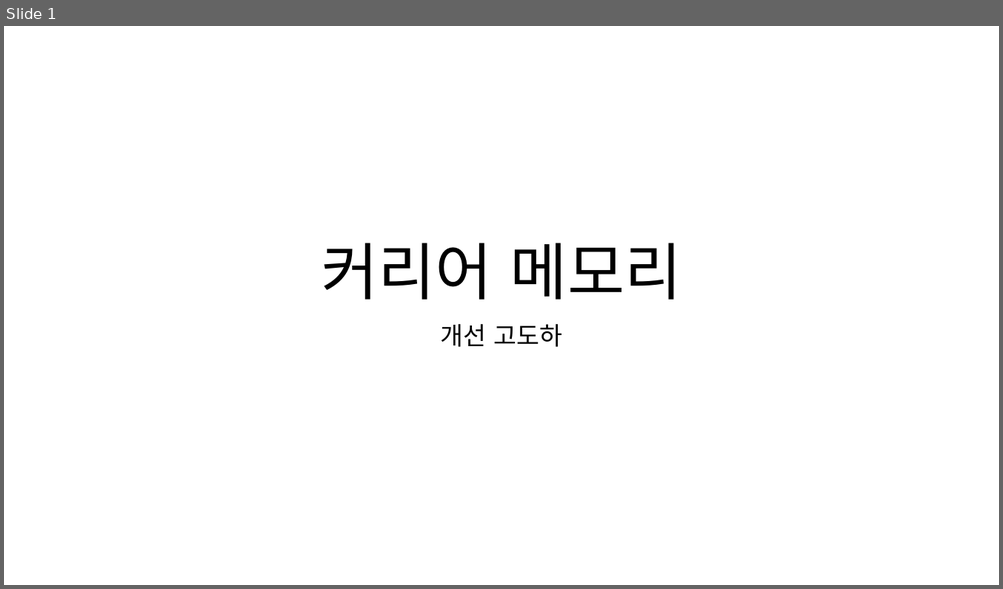
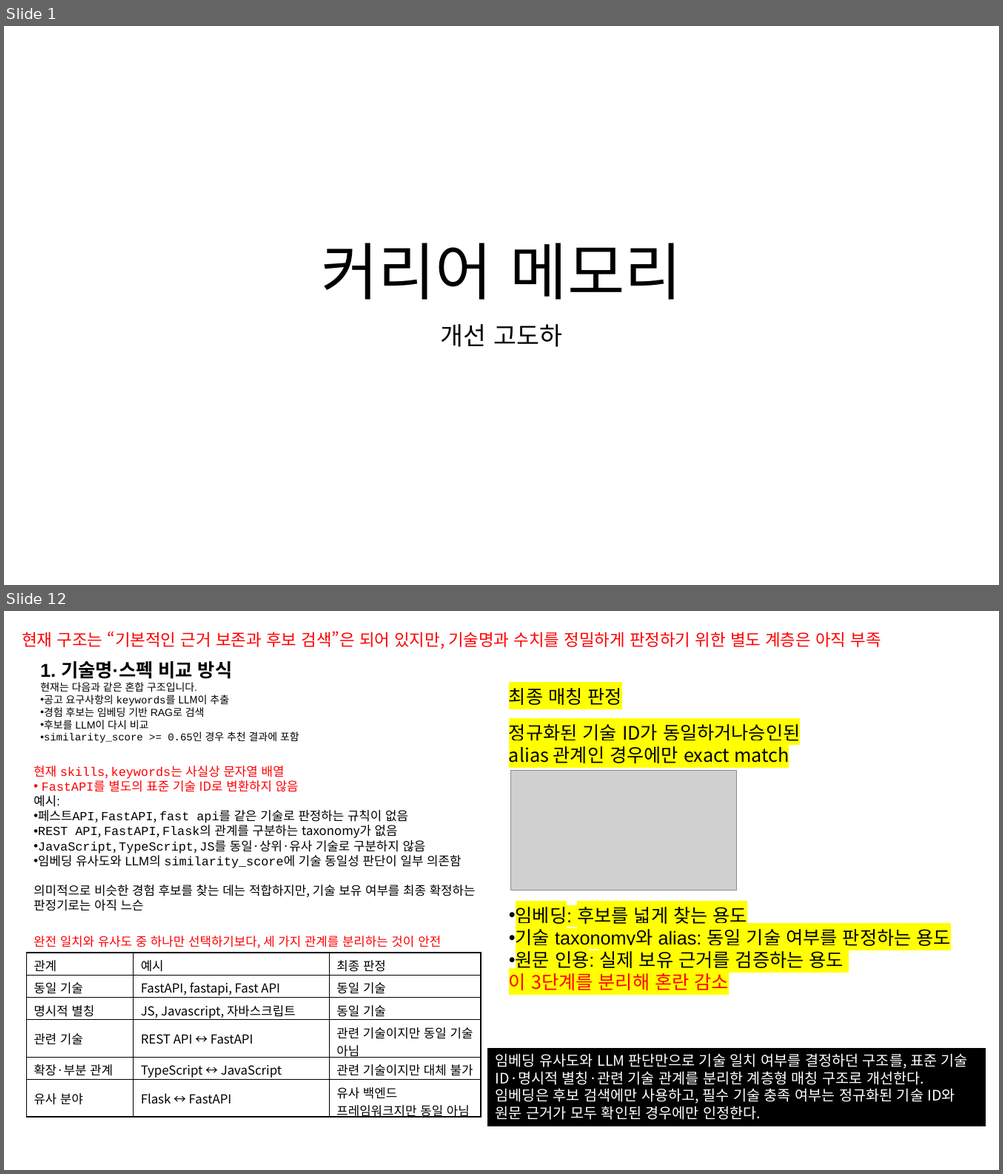
Before and after one commit to hamhj7694/CareerMemory_langchain_rag, a slide deck: 포트폴리오 및 기타 raw 자료/커리어 메모리 개선 및 고도화.pptx. Shown one above the other, each under a label of ours: slide 1 before the commit, slides 1 and 12 after it; the slides between them are not shown. The pictures are 1003x589 and 1003x1174 pixels, drawn with LibreOffice and Linux fonts; fonts in the diff are those of the drawing; grey boxes stand for pictures. Boxes give left, top, right and bottom in pixels: in the first picture for what was removed or moved away, otherwise in the second. Text is boxed around its words. In the diff, an @@ line names an element or a change of style, - is before the commit and + after.

Commit message:
feat: 기술·수치 정규화와 원문 근거 기반 매칭 강화
- 기술 별칭, 관련 기술, 미등록 기술을 구분해 원문과 함께 보존
- 정량 지표를 원문에서 추출하고 결정론적으로 검증
- 임베딩은 후보 검색에만 사용하고 명시적 조건으로 최종 판정
- 경험·공고 스키마와 DB에 구조화 필드 추가
- 안전한 백필 도구와 정답 세트 평가 지표 추가
- 회귀 테스트 및 성능 벤치마크 갱신

```diff
--- a/포트폴리오 및 기타 raw 자료/커리어 메모리 개선 및 고도화.pptx
+++ b/포트폴리오 및 기타 raw 자료/커리어 메모리 개선 및 고도화.pptx
@@ slide 12 added at box(4, 611, 999, 1170), background #FFFFFF @@
@@ text added at box(22, 631, 881, 649), 16 pt, text #FF0000 @@
+현재 구조는 “기본적인 근거 보존과 후보 검색”은 되어 있지만, 기술명과 수치를 정밀하게 판정하기 위한 별도 계층은 아직 부족
@@ text added at box(40, 661, 299, 743), 10 pt, text #000000 @@
+1. 기술명·스펙 비교 방식
+현재는 다음과 같은 혼합 구조입니다.
+• 공고 요구사항의 keywords를 LLM이 추출
+• 경험 후보는 임베딩 기반 RAG로 검색
+• 후보를 LLM이 다시 비교
+• similarity_score >= 0.65인 경우 추천 결과에 포함
@@ text added at box(509, 688, 622, 705), 18 pt, text #000000 @@
+최종 매칭 판정
@@ text added at box(509, 724, 800, 763), 18 pt, text #000000 @@
+정규화된 기술 ID가 동일하거나승인된 alias 관계인 경우에만 exact match
@@ text added at box(34, 766, 475, 911), 12 pt, text #000000 @@
+현재 skills, keywords는 사실상 문자열 배열
+• FastAPI를 별도의 표준 기술 ID로 변환하지 않음
+예시:
+• 페스트API, FastAPI, fast api를 같은 기술로 판정하는 규칙이 없음
+• REST API, FastAPI, Flask의 관계를 구분하는 taxonomy가 없음
+• JavaScript, TypeScript, JS를 동일·상위·유사 기술로 구분하지 않음
+• 임베딩 유사도와 LLM의 similarity_score에 기술 동일성 판단이 일부 의존함
+의미적으로 비슷한 경험 후보를 찾는 데는 적합하지만, 기술 보유 여부를 최종 확정하는 판정기로는 아직 느슨
@@ picture added at box(511, 771, 737, 891) @@
@@ text added at box(509, 903, 950, 991), 18 pt, text #000000 @@
+• 임베딩: 후보를 넓게 찾는 용도
+• 기술 taxonomy와 alias: 동일 기술 여부를 판정하는 용도
+• 원문 인용: 실제 보유 근거를 검증하는 용도
+이 3단계를 분리해 혼란 감소
@@ text added at box(34, 936, 441, 948), 12 pt, text #FF0000 @@
+완전 일치와 유사도 중 하나만 선택하기보다, 세 가지 관계를 분리하는 것이 안전
@@ table added at box(26, 953, 481, 1132), 6 rows, 3 columns @@
+관계 | 예시 | 최종 판정
+동일 기술 | FastAPI, fastapi, Fast API | 동일 기술
+명시적 별칭 | JS, Javascript, 자바스크립트 | 동일 기술
+관련 기술 | REST API ↔ FastAPI | 관련 기술이지만 동일 기술 아님
+확장·부분 관계 | TypeScript ↔ JavaScript | 관련 기술이지만 대체 불가
+유사 분야 | Flask ↔ FastAPI | 유사 백엔드 프레임워크지만 동일 아님
@@ rectangle added at box(488, 1049, 986, 1127), fill #000000, outline #000000 0.75 pt, 14 pt, text #FFFFFF @@
+임베딩 유사도와 LLM 판단만으로 기술 일치 여부를 결정하던 구조를, 표준 기술 ID·명시적 별칭·관련 기술 관계를 분리한 계층형 매칭 구조로 개선한다. 임베딩은 후보 검색에만 사용하고, 필수 기술 충족 여부는 정규화된 기술 ID와 원문 근거가 모두 확인된 경우에만 인정한다.
```
Also in this commit, not shown: 1 slide changed, 16 other slides added, 56 other files.
